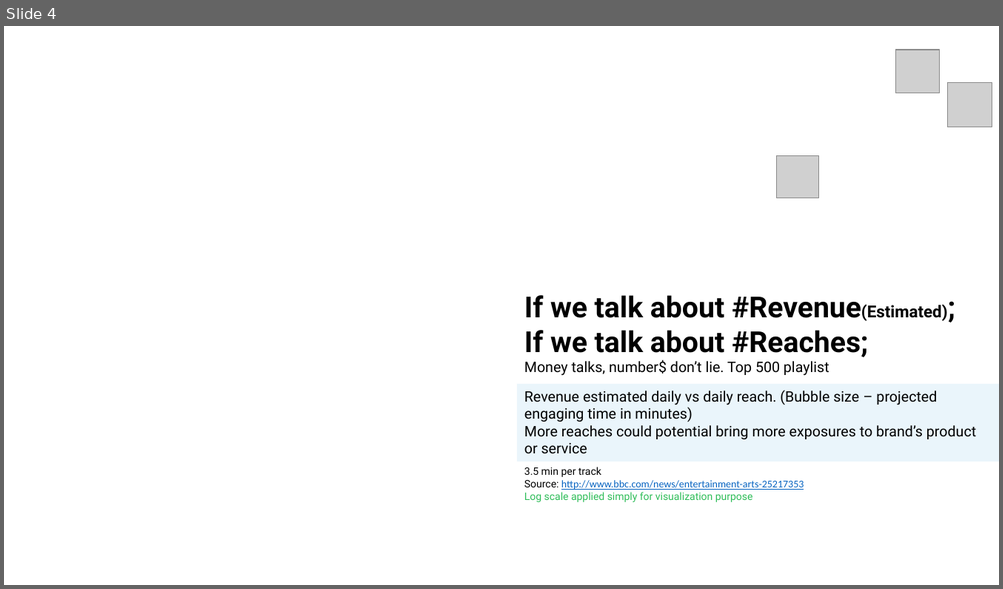
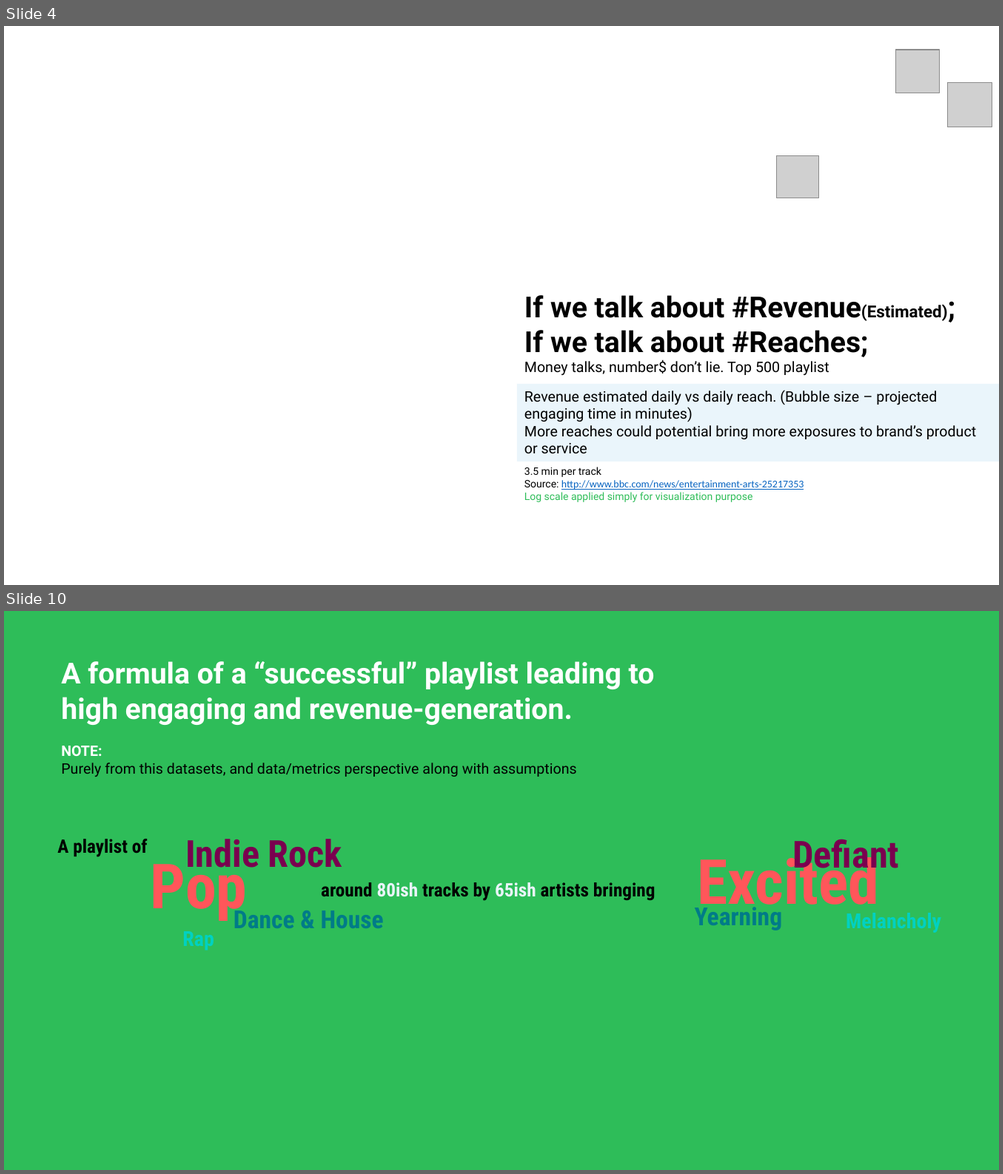
Before and after one commit to alonnir/playlist_summary_analysis, a slide deck: Presentation.pptx. Shown one above the other, each under a label of ours: slide 4 before the commit, slides 4 and 10 after it; the slides between them are not shown. The pictures are 1003x589 and 1003x1174 pixels, drawn with LibreOffice and Linux fonts; fonts in the diff are those of the drawing; grey boxes stand for pictures; background and template pictures are left out. Boxes give left, top, right and bottom in pixels: in the first picture for what was removed or moved away, otherwise in the second. Text is boxed around its words. In the diff, an @@ line names an element or a change of style, - is before the commit and + after.

```diff
--- a/Presentation.pptx
+++ b/Presentation.pptx
@@ slide 10 added at [4, 611, 999, 1170], background #2EBD59 @@
@@ text added at [61, 661, 654, 777], 28 pt, text #FFFFFF, bold @@
+A formula of a “successful” playlist leading to
+high engaging and revenue-generation.
+NOTE:
+Purely from this datasets, and data/metrics perspective along with assumptions
@@ group added at [57, 839, 899, 931]: 8 texts @@
+A playlist of
+Pop
+Indie Rock
+Dance & House
+Excited
+Defiant
+Yearning
+around 80ish tracks by 65ish artists bringing
```
Also in this commit, not shown: 4 slides changed, 9 other slides added, 34 other files.
